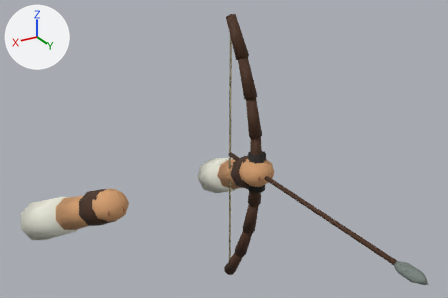
The Blender file art/sources/fp_archer.blend as it was, and as the next commit left it.
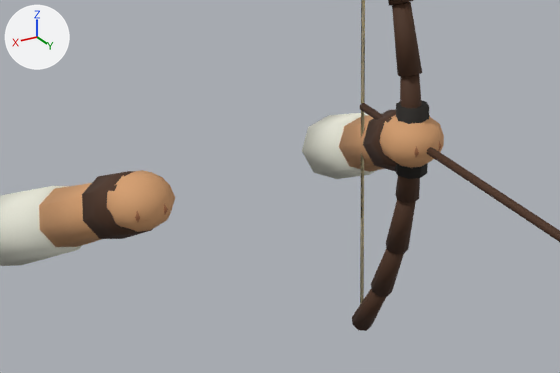
Old and new are each drawn whole from a 50 mm lens placed at (0.83, 2.15, 0.676), pointed at (-0.074, 0.642, -0.078) and again close up on the part from 8% to 75% of the width and 32% to 100% of the height. The lights are fixed; the arrows at upper left show +X, +Y and +Z. The first two pictures are the older version.

Names of what the first close-up shows: 'First person archer'.
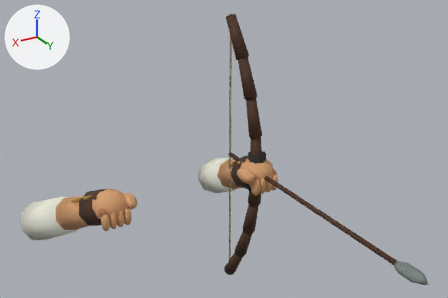
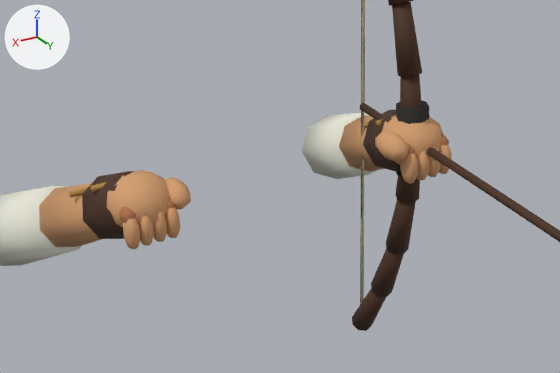
Patch to the scene script:
```diff
--- a/art/sources/fp_archer.blend.py
+++ b/art/sources/fp_archer.blend.py
@@ me_cone @@
 # used by ob_first_person_archer; location = (0.0, 0.0, 0.0); rotation_euler = (1.113, 0.0, 2.883), in degrees (64, 0, 165)
-me_cone.from_pydata(...)  # 508 vertices, 452 faces; spans x -0.417..0.585, y -0.807..0.102, z -0.26..1.0
+me_cone.from_pydata(...)  # 1040 vertices, 1056 faces; spans x -0.417..0.585, y -0.807..0.102, z -0.26..1.0
+# me_cone part 1: the loose piece of 20 vertices spanning x 0.398..0.427, y -0.447..-0.414, z 0.357..0.395 is rebuilt with 34 vertices and now spans x 0.41..0.438, y -0.447..-0.411, z 0.352..0.394
+# me_cone part 2: the loose piece of 20 vertices spanning x -0.143..-0.114, y -0.5..-0.467, z 0.351..0.39 is rebuilt with 34 vertices and now spans x -0.154..-0.127, y -0.503..-0.467, z 0.352..0.395
+# me_cone part 3: 224 vertices added at x 0.307..0.44, y -0.497..-0.366, z 0.184..0.423
+# me_cone part 4: 224 vertices added at x -0.231..-0.032, y -0.545..-0.419, z 0.221..0.395
+# other edits to the shape of me_cone do not show in these pictures
 me_cone.materials.append(mat_team_cloth)
```

Changed parts and their boxes [x1, y1, x2, y2] in the close-ups (560 x 373 px):
part 1 of me_cone, rebuilt
    before: [438, 141, 441, 151]
    after: [440, 133, 449, 146]
part 2 of me_cone, rebuilt
    before: [135, 211, 140, 222]
    after: [119, 207, 136, 223]
part 3 of me_cone, added (orange)
    after: [363, 119, 452, 184]
part 4 of me_cone, added (orange)
    after: [69, 178, 191, 249]
